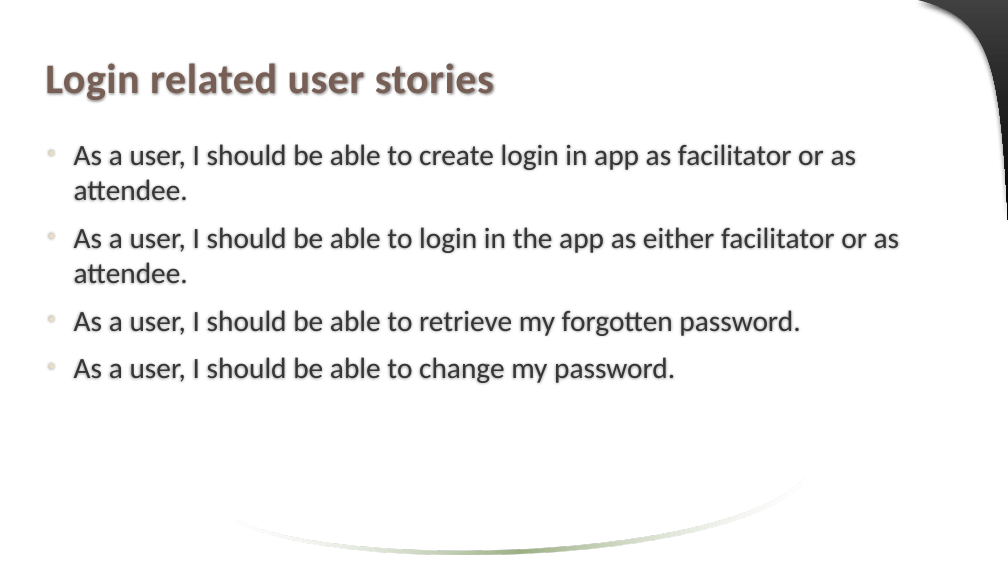
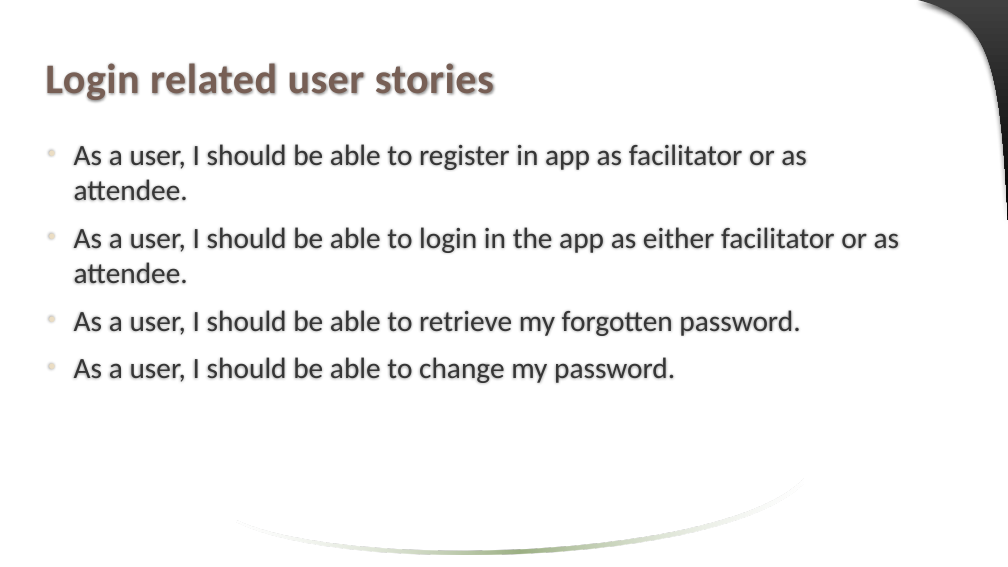
Before and after one commit to jaenudin86/Attendance, a slide deck: slide 3 of Attendance Wireframes.pptx. Drawn at 1008x567 pixels with LibreOffice and Linux fonts; fonts in the diff are those of the drawing. Boxes give left, top, right and bottom in pixels: in the first picture for what was removed or moved away, otherwise in the second. Text is boxed around its words. In the diff, an @@ line names an element or a change of style, - is before the commit and + after.

```diff
--- a/Attendance Wireframes.pptx
+++ b/Attendance Wireframes.pptx
@@ text at <box>74,144,807,201</box>: text changed @@
-• As a user, I should be able to create login in app as facilitator or as attendee.
+• As a user, I should be able to register in app as facilitator or as attendee.
```
Also in this commit, not shown: 19 other slides changed, 1 other file.
